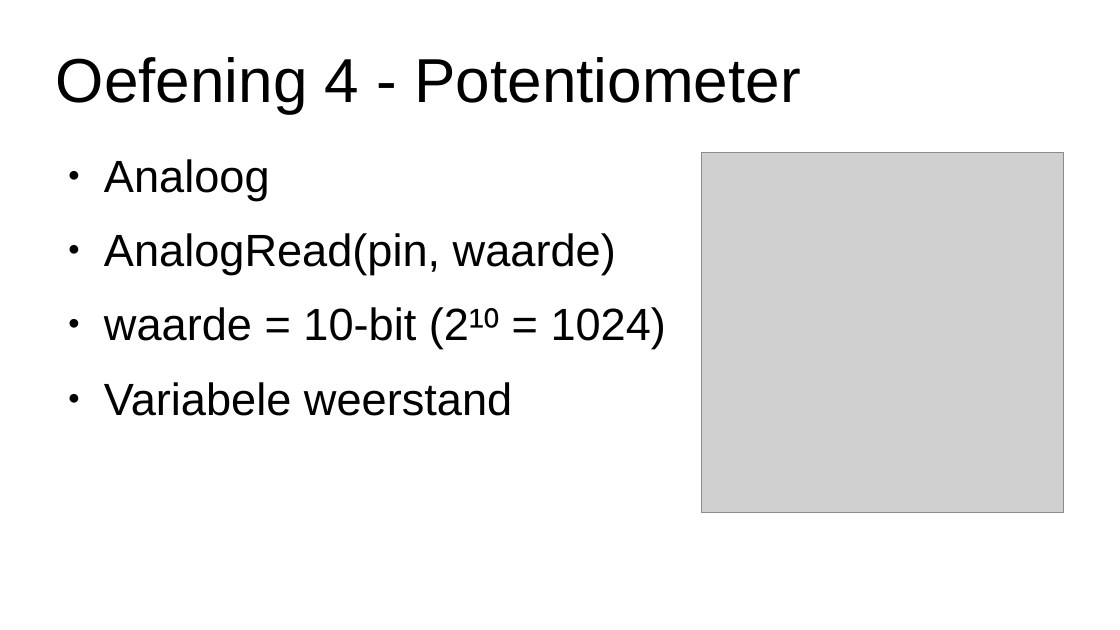
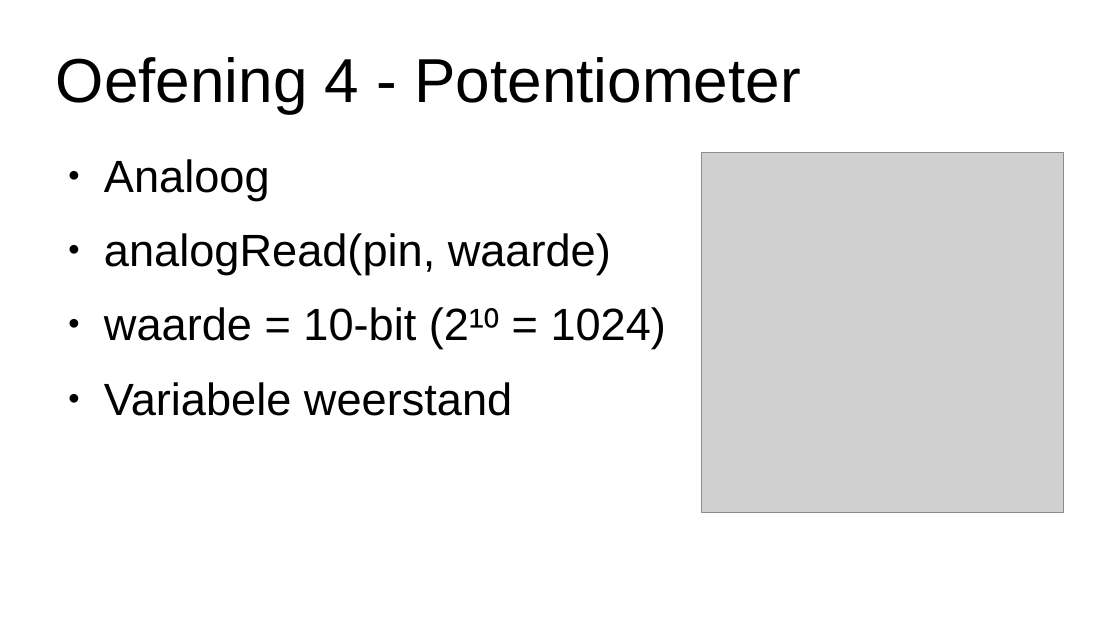
Before and after one commit to syandelbart/create-cave-arduino, a slide deck: slide 14 of resources/presentation.odp (slide 11 before the commit). Drawn at 1120x630 pixels with LibreOffice and Linux fonts; fonts in the diff are those of the drawing; grey boxes stand for pictures. Boxes give left, top, right and bottom in pixels: in the first picture for what was removed or moved away, otherwise in the second. Text is boxed around its words. In the diff, an @@ line names an element or a change of style, - is before the commit and + after.

Commit message:
Updated presentation

```diff
--- a/resources/presentation.odp
+++ b/resources/presentation.odp
@@ text at (104, 233, 611, 275): text changed @@
-● AnalogRead(pin, waarde)
+● analogRead(pin, waarde)
```
Also in this commit, not shown: 3 slides added.
